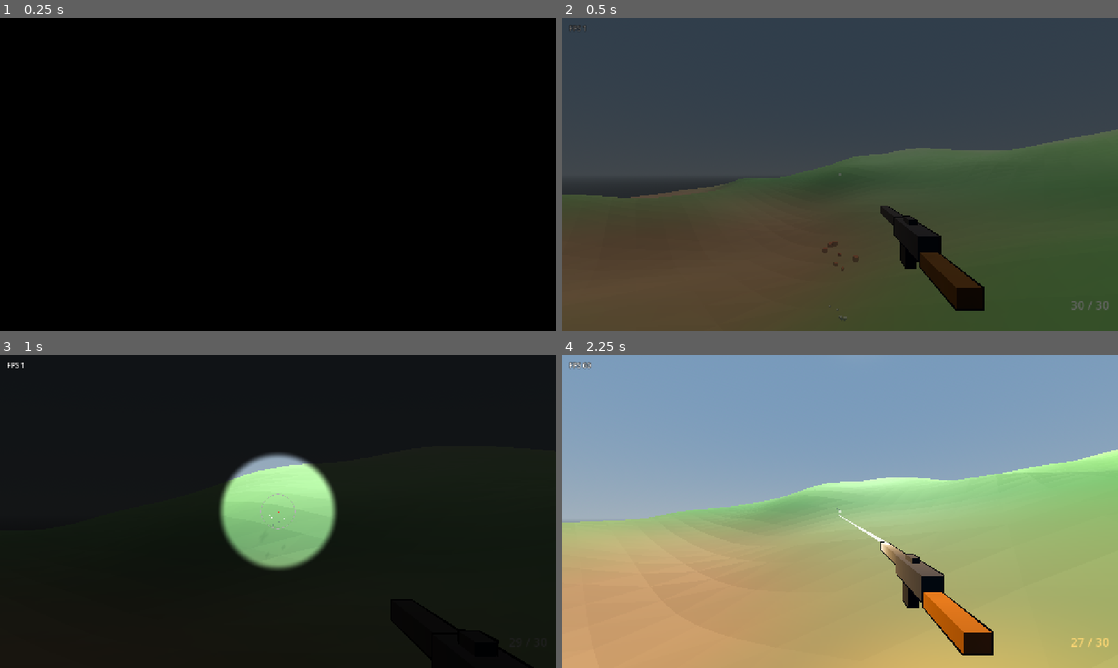
Above: before the commit, frames 1-4 (two rows, left to right).
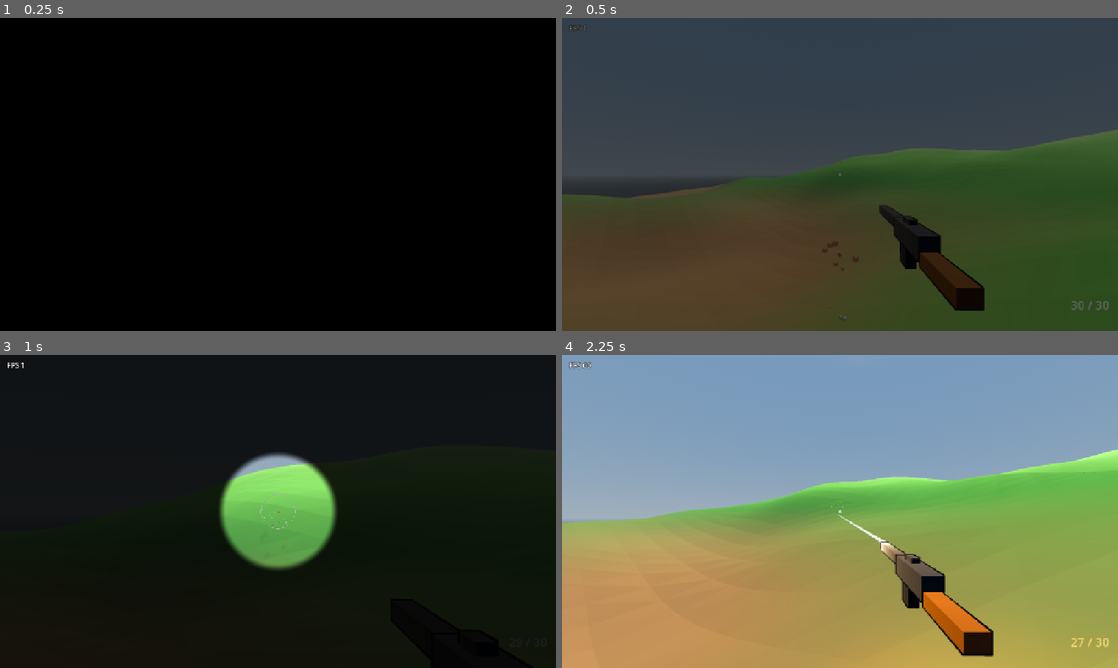
Above: after the commit, the same moments.

Repository: cybernattor/rankborn
Game: Godot game, scene res://scenes/game/game_scene.tscn
Same seed, same stepped clock (60 frames per second), same inputs: the game is played once before the commit and once after it. This scene is started directly instead of the project's main scene.
Inputs (mouse positions are in pixels of both pictures, inside the frame that each line leads up to):
- Up to frame 1 (0.25 s): no input
- Up to frame 2 (0.5 s): no input
- Up to frame 3 (1 s): tap Enter (ui_accept) at 0.5 s; move the mouse to (305, 511) at 0.52 s; hold W (move_forward) from 0.53 s (still down); hold Right mouse button (aim) from 0.53 s (still down); click (305, 511) at 0.67 s; tap Space (jump) at 0.77 s
- Up to frame 4 (2.25 s): keep holding W (move_forward); move the mouse to (812, 511) at 1.27 s; release Right mouse button (aim) at 1.28 s; tap Ctrl (crouch) at 1.35 s; tap Space (jump) at 1.52 s; move the mouse to (851, 505) at 2.02 s; press the mouse at (851, 505) at 2.03 s

Frame 1 is identical in both runs. In frame 2, 0.7% of the frame differs, in the area x 4-77%, y 42-94%; in frame 3, 5.4%; in frame 4, 36%, in the area x 0-100%, y 30-100%.

Commit message:
perf(mobile): graphics quality presets from tablet FPS measurements
Tablets ran 60-90 FPS looking at the sky but 22-65 looking at the ground:
the frame is fill-bound on terrain pixels.

- Low/Medium/High presets in GameSettings (3D scale, MSAA, sun shadows,
  soft-shadow filter, splits, shot lights), pause menu option, saved.
  Default Medium on touch devices, High on PC; replaces the mobile
  overrides in project.godot.
- Terrain shader: Lambert, no specular.
- Muzzle and impact lights only on High; muzzle light hidden when off.
- Tracer material shared between shots.
- Test: presets apply to viewport and sun and switch at runtime.

Co-Authored-By: Claude Opus 5.5 <noreply@anthropic.com>
Claude-Session: https://claude.ai/code/session_01HawzunZx1E3va69Y3pmV6w

Diff:
--- a/project.godot
+++ b/project.godot
@@ -139,6 +139,4 @@
 
 rendering_device/driver.windows="d3d12"
 anti_aliasing/quality/msaa_3d=2
-lights_and_shadows/directional_shadow/soft_shadow_filter_quality.mobile=2
-scaling_3d/scale.mobile=0.8
 textures/vram_compression/import_etc2_astc=true
--- a/scenes/ui/pause_menu.tscn
+++ b/scenes/ui/pause_menu.tscn
@@ -82,6 +82,14 @@
 layout_mode = 2
 text = "Присед нажатием (а не удержанием)"
 
+[node name="QualityLabel" type="Label" parent="VBoxContainer"]
+layout_mode = 2
+text = "Графика"
+
+[node name="QualityOption" type="OptionButton" parent="VBoxContainer"]
+unique_name_in_owner = true
+layout_mode = 2
+
 [node name="ResumeButton" type="Button" parent="VBoxContainer"]
 unique_name_in_owner = true
 layout_mode = 2
--- a/scripts/autoload/game_settings.gd
+++ b/scripts/autoload/game_settings.gd
@@ -20,6 +20,24 @@
 ## Ник в лобби и в игре (пустой — «Игрок_NNNN»).
 var player_name: String = ""
 
+## Качество графики. Замеры на планшетах: взгляд в землю стоил втрое дороже взгляда
+## в небо — почти всё время кадра уходит на пиксели земли (тени, MSAA, разрешение).
+enum Quality { LOW, MEDIUM, HIGH }
+const QUALITY_NAMES := ["Низкая", "Средняя", "Высокая"]
+## scale — доля разрешения 3D; splits — каскады теней солнца;
+## lights — вспышки света от выстрелов и попаданий (на мобильном рендере каждый
+## источник света пересчитывается для всей земли — это один большой меш).
+const QUALITY_PRESETS := {
+	Quality.LOW: {"scale": 0.6, "msaa": Viewport.MSAA_DISABLED, "shadows": false,
+			"soft": RenderingServer.SHADOW_QUALITY_HARD, "splits": 2, "lights": false},
+	Quality.MEDIUM: {"scale": 0.75, "msaa": Viewport.MSAA_2X, "shadows": true,
+			"soft": RenderingServer.SHADOW_QUALITY_SOFT_VERY_LOW, "splits": 2, "lights": false},
+	Quality.HIGH: {"scale": 1.0, "msaa": Viewport.MSAA_2X, "shadows": true,
+			"soft": RenderingServer.SHADOW_QUALITY_SOFT_LOW, "splits": 4, "lights": true},
+}
+## Пусто — не выбрано, берётся default_quality() (на тач-устройствах ниже).
+var graphics_quality: int = -1
+
 
 func _ready() -> void:
 	load_settings()
@@ -37,6 +55,7 @@
 	aim_toggle = cfg.get_value("controls", "aim_toggle", aim_toggle)
 	crouch_toggle = cfg.get_value("controls", "crouch_toggle", crouch_toggle)
 	player_name = cfg.get_value("profile", "player_name", player_name)
+	graphics_quality = cfg.get_value("graphics", "quality", graphics_quality)
 	changed.emit()
 
 
@@ -49,6 +68,7 @@
 	cfg.set_value("controls", "aim_toggle", aim_toggle)
 	cfg.set_value("controls", "crouch_toggle", crouch_toggle)
 	cfg.set_value("profile", "player_name", player_name)
+	cfg.set_value("graphics", "quality", graphics_quality)
 	cfg.save(SETTINGS_PATH)
 	changed.emit()
 
@@ -96,3 +116,30 @@
 			for event in _removed_mouse_events[action]:
 				InputMap.action_add_event(action, event)
 		_removed_mouse_events.clear()
+
+
+## Качество, выбранное игроком, или по умолчанию для устройства.
+func get_quality() -> int:
+	if graphics_quality in QUALITY_PRESETS:
+		return graphics_quality
+	return default_quality()
+
+
+func default_quality() -> int:
+	return Quality.MEDIUM if is_touch_device() else Quality.HIGH
+
+
+## Вспышки света от выстрелов и попаданий.
+func dynamic_lights_enabled() -> bool:
+	return QUALITY_PRESETS[get_quality()].lights
+
+
+## Применить пресет к окну и солнцу сцены (вызывает game_scene при старте и смене настроек).
+func apply_graphics(viewport: Viewport, sun: DirectionalLight3D) -> void:
+	var preset: Dictionary = QUALITY_PRESETS[get_quality()]
+	viewport.scaling_3d_scale = preset.scale
+	viewport.msaa_3d = preset.msaa
+	RenderingServer.directional_soft_shadow_filter_set_quality(preset.soft)
+	sun.shadow_enabled = preset.shadows
+	sun.directional_shadow_mode = DirectionalLight3D.SHADOW_PARALLEL_2_SPLITS if preset.splits == 2 \
+			else DirectionalLight3D.SHADOW_PARALLEL_4_SPLITS
--- a/scripts/ui/pause_menu.gd
+++ b/scripts/ui/pause_menu.gd
@@ -10,13 +10,17 @@
 @onready var invert_y_check: CheckBox = %InvertYCheck
 @onready var aim_toggle_check: CheckBox = %AimToggleCheck
 @onready var crouch_toggle_check: CheckBox = %CrouchToggleCheck
+@onready var quality_option: OptionButton = %QualityOption
 
 
 func _ready() -> void:
 	visible = false
 	resume_button.pressed.connect(_on_resume)
 	exit_button.pressed.connect(_on_exit_menu)
+	for i in GameSettings.QUALITY_NAMES.size():
+		quality_option.add_item(GameSettings.QUALITY_NAMES[i], i)
 	_load_settings_into_ui()
+	quality_option.item_selected.connect(_on_setting_changed.unbind(1))
 	mouse_sens_slider.value_changed.connect(_on_setting_changed.unbind(1))
 	touch_sens_slider.value_changed.connect(_on_setting_changed.unbind(1))
 	invert_y_check.toggled.connect(_on_setting_changed.unbind(1))
@@ -48,6 +52,7 @@
 	invert_y_check.set_pressed_no_signal(GameSettings.invert_y)
 	aim_toggle_check.set_pressed_no_signal(GameSettings.aim_toggle)
 	crouch_toggle_check.set_pressed_no_signal(GameSettings.crouch_toggle)
+	quality_option.select(GameSettings.get_quality())
 
 
 func _on_setting_changed() -> void:
@@ -56,6 +61,7 @@
 	GameSettings.invert_y = invert_y_check.button_pressed
 	GameSettings.aim_toggle = aim_toggle_check.button_pressed
 	GameSettings.crouch_toggle = crouch_toggle_check.button_pressed
+	GameSettings.graphics_quality = quality_option.get_selected_id()
 	GameSettings.save_settings()
 
 
--- a/scripts/weapons/rifle.gd
+++ b/scripts/weapons/rifle.gd
@@ -37,6 +37,8 @@
 # Меши и материалы эффектов попадания общие для всех выстрелов:
 # создаются один раз, а не на каждое попадание.
 static var _impact_assets: Dictionary = {}
+## Материал трассера общий для всех выстрелов.
+static var _tracer_material: StandardMaterial3D
 const PREWARM_MARK_LIFETIME := 0.2
 
 
@@ -53,6 +55,7 @@
 	if player:
 		raycast.add_exception(player)
 	muzzle_light.light_energy = 0.0
+	muzzle_light.visible = false
 	_base_transform = transform
 
 
@@ -216,9 +219,15 @@
 func _shoot_effects() -> void:
 	if muzzle_flash:
 		muzzle_flash.restart()
+	# Источник света включаем только на время вспышки: свет с нулевой яркостью
+	# всё равно обрабатывается рендером. На низкой/средней графике вспышки света нет.
+	if not GameSettings.dynamic_lights_enabled():
+		return
 	muzzle_light.light_energy = 1.5
+	muzzle_light.visible = true
 	get_tree().create_timer(0.04).timeout.connect(func():
 		muzzle_light.light_energy = 0.0
+		muzzle_light.visible = false
 	)
 
 
@@ -329,7 +338,7 @@
 	)
 
 	# --- Вспышка света на стене ---
-	if not is_ground:
+	if not is_ground and GameSettings.dynamic_lights_enabled():
 		var flash := OmniLight3D.new()
 		flash.light_color = Color(1.0, 0.92, 0.7)
 		flash.light_energy = 0.5
@@ -353,16 +362,17 @@
 	if length < 0.1:
 		return
 
-	var tracer_mat := StandardMaterial3D.new()
-	tracer_mat.albedo_color = Color(1.0, 0.7, 0.1, 0.9)
-	tracer_mat.emission_enabled = true
-	tracer_mat.emission = Color(1.0, 0.6, 0.1)
-	tracer_mat.emission_energy_multiplier = 12.0
-	tracer_mat.transparency = BaseMaterial3D.TRANSPARENCY_ALPHA
+	if not _tracer_material:
+		_tracer_material = StandardMaterial3D.new()
+		_tracer_material.albedo_color = Color(1.0, 0.7, 0.1, 0.9)
+		_tracer_material.emission_enabled = true
+		_tracer_material.emission = Color(1.0, 0.6, 0.1)
+		_tracer_material.emission_energy_multiplier = 12.0
+		_tracer_material.transparency = BaseMaterial3D.TRANSPARENCY_ALPHA
 
 	var tracer_mesh := BoxMesh.new()
 	tracer_mesh.size = Vector3(0.015, 0.015, length)
-	tracer_mesh.material = tracer_mat
+	tracer_mesh.material = _tracer_material
 
 	var tracer := MeshInstance3D.new()
 	tracer.mesh = tracer_mesh
--- a/scripts/world/game_scene.gd
+++ b/scripts/world/game_scene.gd
@@ -47,6 +47,8 @@
 	mobile_ui.pause_pressed.connect(pause_menu.toggle)
 	pause_menu.visibility_changed.connect(_on_pause_visibility_changed)
 	_bind_local_player_ui()
+	_apply_graphics()
+	GameSettings.changed.connect(_apply_graphics)
 	_fade_in_with_prewarm()
 
 
@@ -65,6 +67,10 @@
 	terrain_collision.backface_collision = true
 	col.shape = terrain_collision
 	ground_body.add_child(col)
+
+
+func _apply_graphics() -> void:
+	GameSettings.apply_graphics(get_viewport(), $DirectionalLight3D)
 
 
 func _fade_in_with_prewarm() -> void:
--- a/shaders/terrain.gdshader
+++ b/shaders/terrain.gdshader
@@ -1,5 +1,7 @@
 shader_type spatial;
-render_mode blend_mix, depth_draw_opaque, cull_back, diffuse_burley, specular_schlick_ggx;
+// Ламберт без бликов: земля матовая (roughness 0.85), блик почти не виден, а считался
+// для каждого пикселя земли — а она занимает большую часть кадра.
+render_mode blend_mix, depth_draw_opaque, cull_back, diffuse_lambert, specular_disabled;
 
 // ============================================================
 // Шейдер террейна — неподвижный low-poly.
--- a/tests/spatial_check.gd
+++ b/tests/spatial_check.gd
@@ -41,6 +41,7 @@
 		var ground: Dictionary = world.get_world_3d().direct_space_state.intersect_ray(query)
 		_check(not ground.is_empty() and ground.collider == world.get_node("GroundBody"), "Маркер спавна находится под землёй")
 	_check_spawn_on_ground(world, player)
+	_check_graphics(world)
 	_check(player.get_node("WeaponHUD") != null and not remote.has_node("WeaponHUD"))
 	_check(player.get_node("Head/Camera3D/WeaponPivot/Rifle").get_multiplayer_authority() == 1)
 	_check(remote.get_node("Head/Camera3D/WeaponPivot/Rifle").get_multiplayer_authority() == 7)
@@ -218,6 +219,25 @@
 	_check(not ground.is_empty() and player.spawn_position.y - ground.position.y < 0.2, "Игрок появляется в воздухе")
 
 
+## Пресеты графики применяются к окну и солнцу и переключаются на лету.
+func _check_graphics(world: Node3D) -> void:
+	var settings: Node = root.get_node("GameSettings")
+	var sun: DirectionalLight3D = world.get_node("DirectionalLight3D")
+	var saved: int = settings.graphics_quality
+	_check(settings.default_quality() == settings.Quality.HIGH, "На ПК графика по умолчанию не высокая")
+	settings.graphics_quality = settings.Quality.LOW
+	settings.changed.emit()
+	_check(not sun.shadow_enabled and root.scaling_3d_scale < 1.0 and root.msaa_3d == Viewport.MSAA_DISABLED \
+			and not settings.dynamic_lights_enabled(), "Низкая графика не применилась")
+	settings.graphics_quality = settings.Quality.HIGH
+	settings.changed.emit()
+	_check(sun.shadow_enabled and is_equal_approx(root.scaling_3d_scale, 1.0) \
+			and sun.directional_shadow_mode == DirectionalLight3D.SHADOW_PARALLEL_4_SPLITS \
+			and settings.dynamic_lights_enabled(), "Высокая графика не применилась")
+	settings.graphics_quality = saved
+	settings.changed.emit()
+
+
 func _check_hud(player: CharacterBody3D) -> void:
 	var hud: CanvasLayer = player.get_node("WeaponHUD")
 	# Просадка FPS (кадр 0.2 с) с прицеливанием туда-обратно: прицел не должен улететь.
Not shown, changed: AGENTS.md
Not shown, changed: docs/architecture.md
Not shown, changed: docs/roadmap.md
